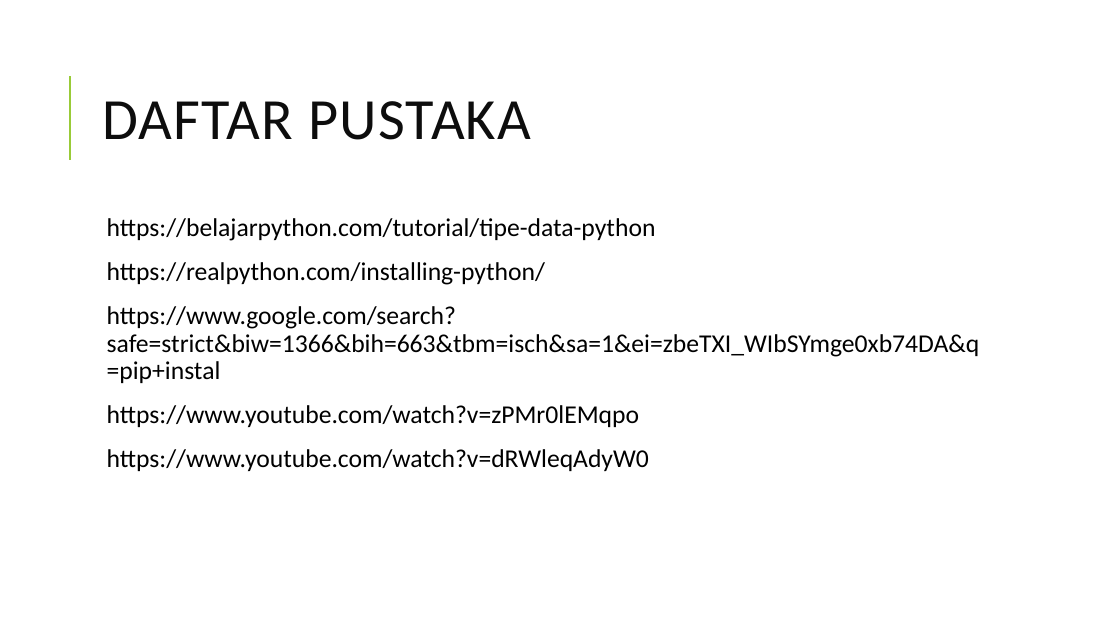
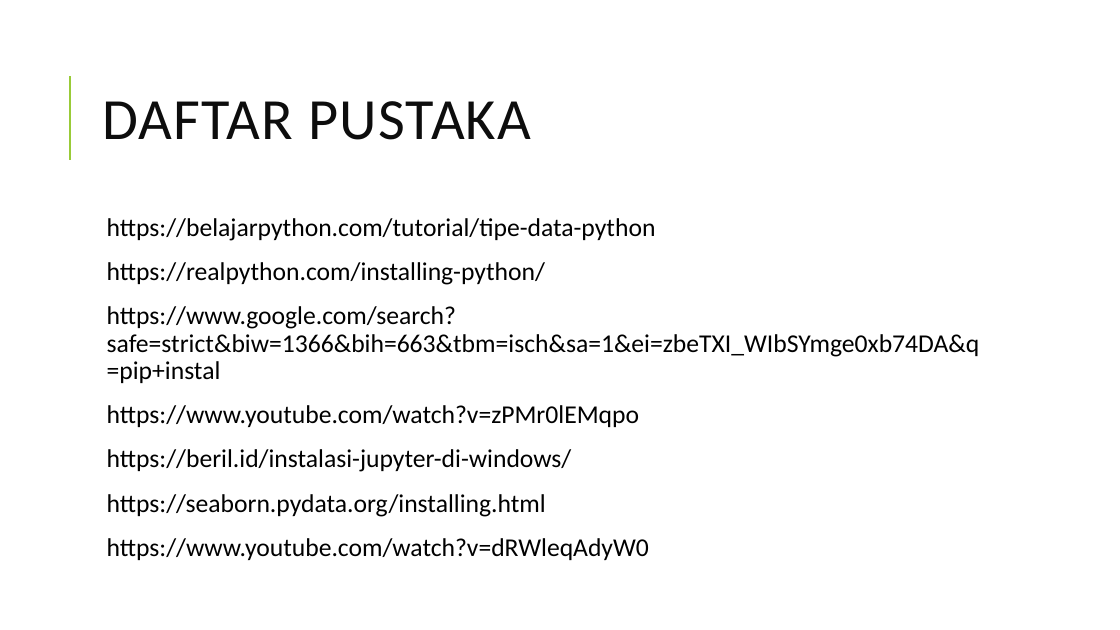
Before and after one commit to dinuryahbn/PengantarDeepLearning, a slide deck: slide 31 of Tugas1/pengenalan phyton.pptx (slide 28 before the commit). Drawn at 1120x630 pixels with LibreOffice and Linux fonts; fonts in the diff are those of the drawing. Boxes give left, top, right and bottom in pixels: in the first picture for what was removed or moved away, otherwise in the second. Text is boxed around its words. In the diff, an @@ line names an element or a change of style, - is before the commit and + after.

Commit message:
Penambahan Materi
Update jupyter dan Seaborn

```diff
--- a/Tugas1/pengenalan phyton.pptx
+++ b/Tugas1/pengenalan phyton.pptx
@@ text at [107, 449, 572, 517]: paragraphs added @@
+  https://beril.id/instalasi-jupyter-di-windows/
+  https://seaborn.pydata.org/installing.html
```
Also in this commit, not shown: 3 slides added.
